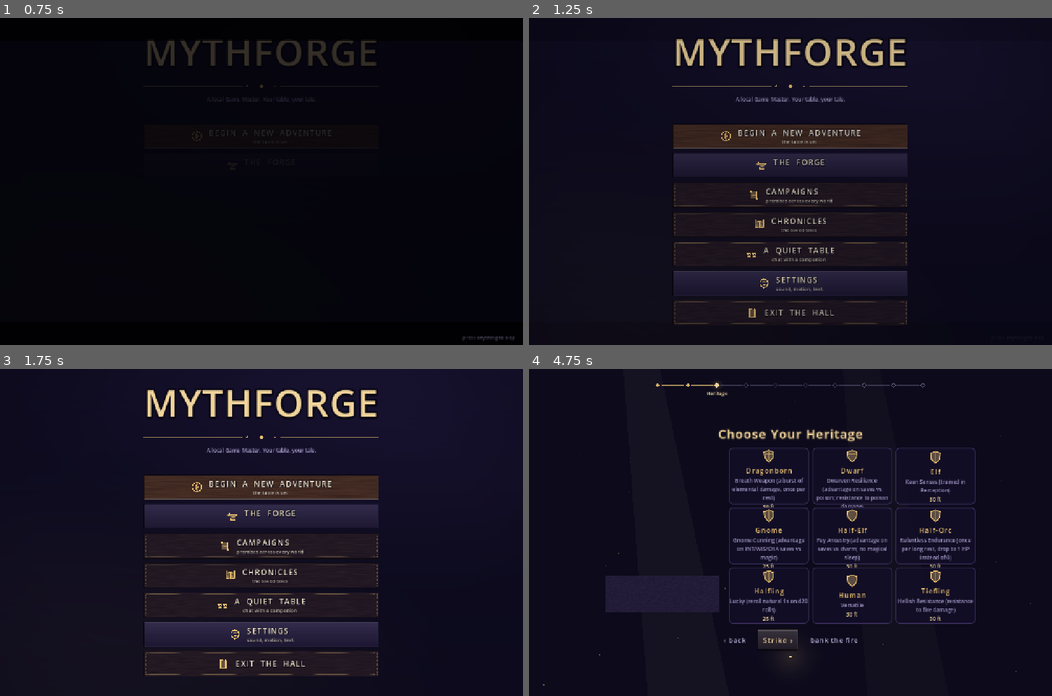
Above: before the commit, frames 1-4 (two rows, left to right).
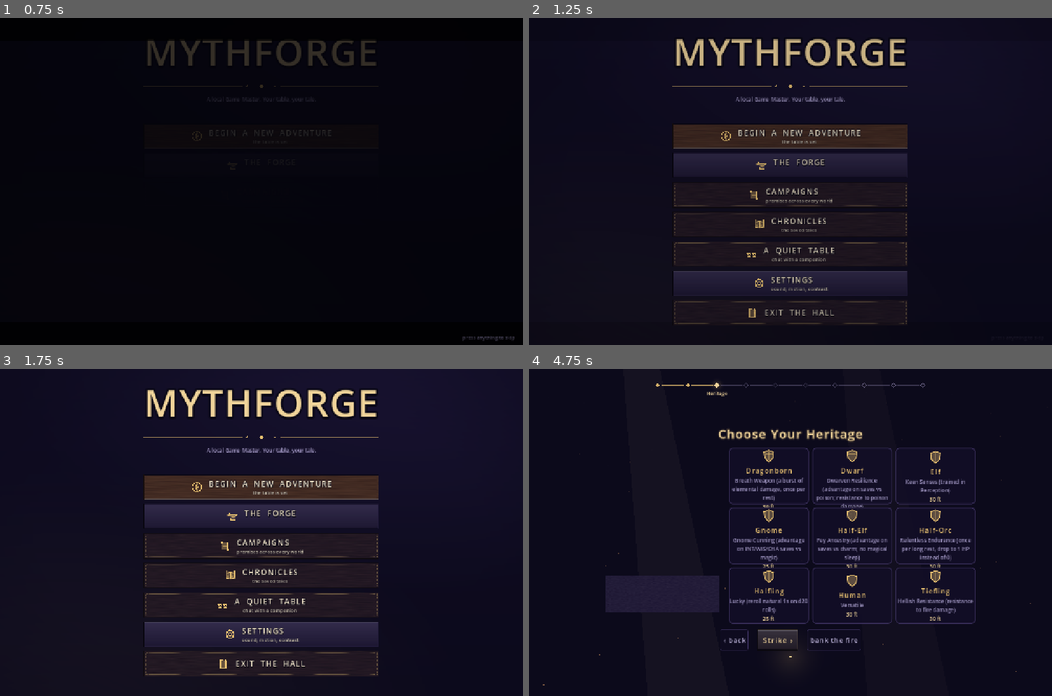
Above: after the commit, the same moments.

Repository: nc262/mythforge
Game: Godot game, scene res://scenes/main_menu.tscn
Two runs of this game, one before a commit and one after it. Both use one fixed random seed, a clock stepped at 60 frames per second and the inputs below. This scene is started directly instead of the project's main scene. Video files are missing from this copy of the repository; at most half a second of black plays in their place.
Inputs (mouse positions are in pixels of both pictures, inside the frame that each line leads up to):
- Up to frame 1 (0.75 s): tap Enter (ui_accept) at 0.5 s; drag from (261, 181) to (313, 109) at 0.52 s
- Up to frame 2 (1.25 s): no input
- Up to frame 3 (1.75 s): click (261, 633) at 1.25 s
- Up to frame 4 (4.75 s): click (790, 486) at 2 s; click (748, 535) at 2.75 s; click "Continue ›" at 3.5 s; click "Continue ›" at 4.25 s

Frame 1 is identical in both runs. In frame 2, 0.2% of the frame differs, in the area x 43-58%, y 79-84%; in frame 3, 0.2%; in frame 4, less than 0.1%.

Commit message:
fix(R6 phase 6a): sliders, ghost buttons, contrast — three theme-level fixes
The batched pass, done where it has leverage: all three of these live in the
theme, so one entry fixes every instance in the game rather than one screen.

AAA-05 / AES-18 (both Critical) — HSlider was never themed, so every knob in the
game fell through to Godot's grey engine default: the GM tuner, Session Zero,
the Record's Table tab, the GM Forge. Five grey bars stacked on a purple-and-gold
panel is the loudest "unfinished" signal in the app. It was never themed because
nothing ELSE in the game uses a slider, so it was the one control that never got
looked at. Dark track, gold fill, and a small forged diamond grabber that matches
the motif already used for sockets and rail runes.

AAA-13/14/15, PLAY-10, STR-27 — "quiet until courted" had been taken all the way
to invisible: GhostButton's normal state had a fully transparent background AND
a fully transparent border, so "Close the book", "Return to the Hall" and every
forge's leave affordance rendered as bare floating words. They were real 44px
buttons the entire time; nothing said so. That is the actual root cause behind
Round 5's B1 ("the Lore Book cannot be closed") — the exit was always there and
never looked like one. Quiet is a faint edge, not no edge.

STR-24/25 — the only accessibility control was reduce-motion, while the app lays
body text over paintings in a dozen places, several measured well under WCAG AA.
"Higher contrast" deepens every scrim and backing plate at once, since they all
route through Ui. Off by default so the art still breathes.

Also PLAY-08/09/CUT-14: Armour Class led its row instead of trailing an
instruction ("click a slot to change it") that only existed to compensate for a
missing affordance — the wells now carry tooltips and a pointing cursor, so the
instruction is gone and the number is gold.

Co-Authored-By: Claude Opus 5 <noreply@anthropic.com>

Diff:
--- a/godot/autoload/skin.gd
+++ b/godot/autoload/skin.gd
@@ -110,6 +110,12 @@
 
 var world_id := ""
 var reduce_motion := false
+## R6 STR-24/25 — the game composites body text over paintings in a dozen places
+## and several measured well under WCAG AA. Every scrim and backing plate in the
+## app routes through Ui, so one flag lets a player who needs it deepen all of
+## them at once. Off by default: the art should breathe for those who can read
+## it comfortably.
+var high_contrast := false
 var pal: Dictionary = PALETTES["arcane"]
 var skin: Dictionary = {}   # the active World Skin (WorldSkin.FAMILIES entry); set by apply()
 var theme := Theme.new()
@@ -307,7 +313,7 @@
 	var back := PanelContainer.new()
 	back.set_anchors_preset(Control.PRESET_FULL_RECT)
 	back.mouse_filter = Control.MOUSE_FILTER_STOP   # and stop clicks reaching the game
-	var sb := _flat(Color(c("night"), opacity), Color(c("gold_soft"), 0.22), 0, 0, 0)
+	var sb := _flat(Color(c("night"), minf(1.0, opacity + (0.015 if high_contrast else 0.0))), Color(c("gold_soft"), 0.22), 0, 0, 0)
 	back.add_theme_stylebox_override("panel", sb)
 	host.add_child(back)
 	host.move_child(back, 0)
@@ -321,7 +327,7 @@
 ## R6 BUG-15, AAA-22, AES-03/06.
 func scrim(host: Control, strength := 0.72) -> ColorRect:
 	var s := ColorRect.new()
-	s.color = Color(c("night"), strength)
+	s.color = Color(c("night"), minf(0.94, strength + (0.16 if high_contrast else 0.0)))
 	s.set_anchors_preset(Control.PRESET_FULL_RECT)
 	s.mouse_filter = Control.MOUSE_FILTER_IGNORE
 	host.add_child(s)
@@ -828,6 +834,32 @@
 	out.tween_callback(layer.queue_free)
 
 
+## The slider's handle: a small forged diamond, not the engine's grey pill. Cheap
+## to draw, cached per colour, and it matches the diamond motif the rest of the
+## UI already uses for sockets and rail runes. R6 AAA-05.
+var _grabbers := {}
+
+func _grabber_tex(col: Color) -> ImageTexture:
+	var ck := col.to_html()
+	if _grabbers.has(ck):
+		return _grabbers[ck]
+	var s := 18
+	var img := Image.create(s, s, false, Image.FORMAT_RGBA8)
+	img.fill(Color(0, 0, 0, 0))
+	var half := float(s) / 2.0
+	for y in s:
+		for x in s:
+			# |dx| + |dy| <= r is a diamond; feather the last pixel so it isn't jagged.
+			var d := absf(x + 0.5 - half) + absf(y + 0.5 - half)
+			if d <= half - 1.0:
+				img.set_pixel(x, y, col)
+			elif d <= half:
+				img.set_pixel(x, y, Color(col, 0.45))
+	var tex := ImageTexture.create_from_image(img)
+	_grabbers[ck] = tex
+	return tex
+
+
 func _nine(tex: ImageTexture, margin: int, content: int) -> StyleBoxTexture:
 	var sb := StyleBoxTexture.new()
 	sb.texture = tex
@@ -936,6 +968,22 @@
 	theme.set_color("font_color", "LineEdit", c("ink"))
 	theme.set_color("font_placeholder_color", "LineEdit", c("ink_dim"))
 	theme.set_color("caret_color", "LineEdit", c("gold"))
+
+	# Sliders — R6 AAA-05 / AES-18 (both Critical). Every knob in the game (the
+	# GM tuner, Session Zero, the Record's Table tab, the GM Forge) was a raw
+	# Godot HSlider: flat grey track, grey grabber, no palette, no gold. Five of
+	# them stacked on a purple-and-gold panel is the loudest "unfinished" signal
+	# in the app, and it was never themed because nothing else in the game uses a
+	# slider — so it fell through to the engine default. One entry here dresses
+	# every one of them, in every skin, at once.
+	var track := _flat(Color(c("night"), 0.9), Color(c("border"), 0.9), RADIUS["s"], 1, 0)
+	track.content_margin_top = 3
+	track.content_margin_bottom = 3
+	theme.set_stylebox("slider", "HSlider", track)
+	theme.set_stylebox("grabber_area", "HSlider", _flat(Color(c("gold"), 0.55), Color(c("gold"), 0.0), RADIUS["s"], 0, 0))
+	theme.set_stylebox("grabber_area_highlight", "HSlider", _flat(Color(c("gold"), 0.75), Color(c("gold"), 0.0), RADIUS["s"], 0, 0))
+	theme.set_icon("grabber", "HSlider", _grabber_tex(c("gold_soft")))
+	theme.set_icon("grabber_highlight", "HSlider", _grabber_tex(Color(c("gold_soft")).lightened(0.25)))
 
 	# Panels — ornate double-trim frames with corner diamonds; lists ride the
 	# same language; long-form text sits on parchment grain.
@@ -957,7 +1005,14 @@
 
 	# Ghost button — low-emphasis actions; quiet until courted.
 	theme.set_type_variation("GhostButton", "Button")
-	theme.set_stylebox("normal", "GhostButton", _flat(Color(c("night2"), 0.0), Color(c("border"), 0.0), RADIUS["s"], 1, 8))
+	# R6 AAA-13/14/15, PLAY-10, STR-27 — "quiet until courted" was taken all the
+	# way to INVISIBLE: a fully transparent background AND a fully transparent
+	# border, so "Close the book", "Return to the Hall" and every forge's leave
+	# affordance rendered as bare floating words. They were real 44px buttons the
+	# whole time; nothing said so, and a player who cannot find the way out of
+	# the Lore Book twice concludes the game has trapped them (Round 5 B1's
+	# actual root cause). Quiet is a faint edge, not no edge.
+	theme.set_stylebox("normal", "GhostButton", _flat(Color(c("night2"), 0.35), Color(c("border"), 0.75), RADIUS["s"], 1, 8))
 	theme.set_stylebox("hover", "GhostButton", _flat(Color(c("gold"), 0.07), Color(c("gold"), 0.35), RADIUS["s"], 1, 8))
 	theme.set_stylebox("pressed", "GhostButton", _flat(Color(c("gold"), 0.12), c("gold"), RADIUS["s"], 1, 8))
 
--- a/godot/scenes/ui/character_screen.gd
+++ b/godot/scenes/ui/character_screen.gd
@@ -526,7 +526,13 @@
 	var stat := Label.new()
 	stat.theme_type_variation = "HintLabel"
 	stat.horizontal_alignment = HORIZONTAL_ALIGNMENT_CENTER
-	stat.text = "Armor Class %d   ·   %d pieces worn   ·   click a slot to change it" % [Rules.eff_ac(s, inv), worn]
+	# R6 PLAY-09/CUT-14 — Armour Class is the most important defensive number the
+	# player has and it was the least prominent text on the panel, trailing an
+	# instruction ("click a slot to change it") that only existed to compensate
+	# for a missing affordance. The wells now carry tooltips instead, so the
+	# instruction is gone and the number leads.
+	stat.text = "Armor Class %d   ·   %d worn" % [Rules.eff_ac(s, inv), worn]
+	stat.add_theme_color_override("font_color", Ui.c("gold_soft"))
 	_gear_host.add_child(stat)
 	# ── The Pack — the goods live here now, not in a separate window ──────────
 	_gear_host.add_child(MythHeader.new("The Pack"))
@@ -700,6 +706,9 @@
 		p["tip_title"] = str(it.get("name", "?"))
 		p["tip_rows"] = [[str(it.get("rarity", "common")).capitalize(), "ink_dim"]]
 		sock.set_item(p, Art.item_tex_for(it))
+	# The affordance the footer instruction used to stand in for (R6 PLAY-08).
+	sock.tooltip_text = "%s — click to change what you wear here" % _slot_label(key)
+	sock.mouse_default_cursor_shape = Control.CURSOR_POINTING_HAND
 	sock.gui_input.connect(func(e):
 		if e is InputEventMouseButton and e.pressed and e.button_index == MOUSE_BUTTON_LEFT:
 			_open_slot_picker(key))
--- a/godot/scripts/main_menu.gd
+++ b/godot/scripts/main_menu.gd
@@ -98,7 +98,7 @@
 		["CAMPAIGNS", "scroll", "leather", _show_campaigns, "premises across every world"],
 		["CHRONICLES", "book", "leather", _open_chronicles, "the saved tales"],
 		["A  QUIET  TABLE", "cups", "leather", _show_companions, "chat with a companion"],
-		["SETTINGS", "runewheel", "steel", _show_settings, "sound, motion, text"],
+		["SETTINGS", "runewheel", "steel", _show_settings, "sound, motion, contrast"],
 		["EXIT  THE  HALL", "door", "leather", _quit_game, ""],
 	]
 	for sp in specs:
@@ -639,6 +639,15 @@
 	motion.button_pressed = bool(cfg.get_value("settings", "reduce_motion", false))
 	motion.toggled.connect(func(on): _set_setting("reduce_motion", on); Ui.reduce_motion = on)
 	_content.add_child(motion)
+	# R6 STR-24/25 — the only accessibility control was reduce-motion, while the
+	# app lays body text over paintings in a dozen places, several of which
+	# measured well under WCAG AA. This deepens every scrim and backing plate at
+	# once (they all route through Ui). Takes effect on the next screen built.
+	var contrast := CheckButton.new()
+	contrast.text = "Higher contrast — darker panels behind text"
+	contrast.button_pressed = bool(cfg.get_value("settings", "high_contrast", false))
+	contrast.toggled.connect(func(on): _set_setting("high_contrast", on); Ui.high_contrast = on)
+	_content.add_child(contrast)
 	_content.add_child(_section("ACCOUNT"))
 	var out := Button.new()
 	out.text = "Sign out"
@@ -667,6 +676,7 @@
 	Sfx.ambient_enabled = bool(cfg.get_value("settings", "ambient", true))
 	Sfx.ambient_volume = float(cfg.get_value("settings", "ambient_vol", 0.6))
 	Ui.reduce_motion = bool(cfg.get_value("settings", "reduce_motion", false))
+	Ui.high_contrast = bool(cfg.get_value("settings", "high_contrast", false))
 
 
 # ── The World Forge (full-screen pillar, docs/forges — a realm of your own) ──
